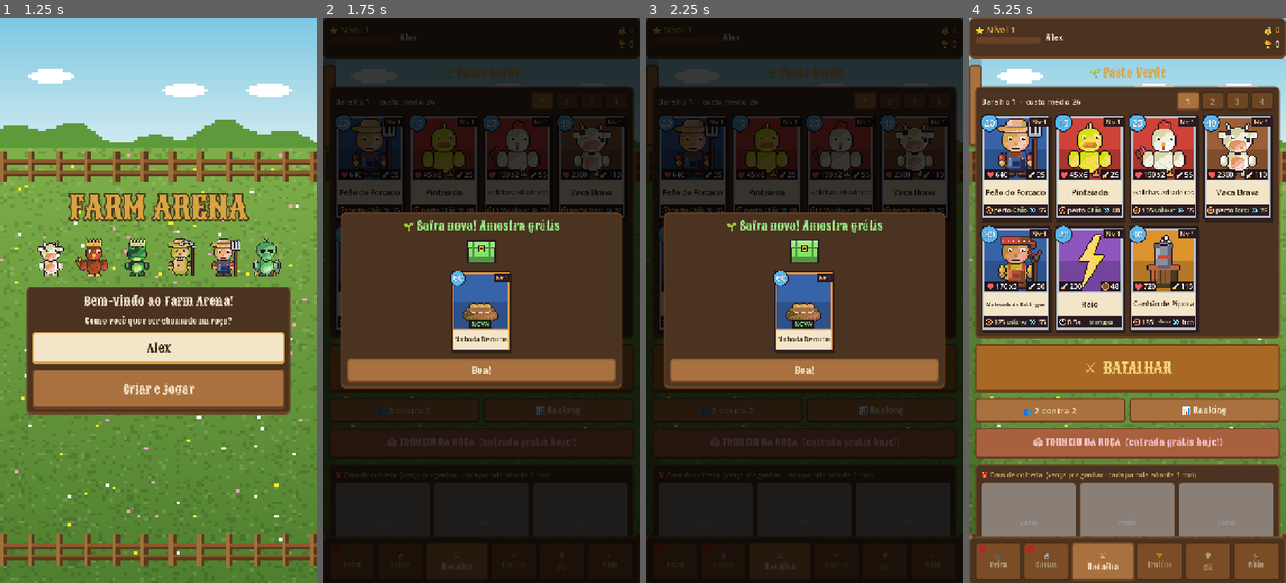
Above: before the commit, frames 1-4 (left to right).
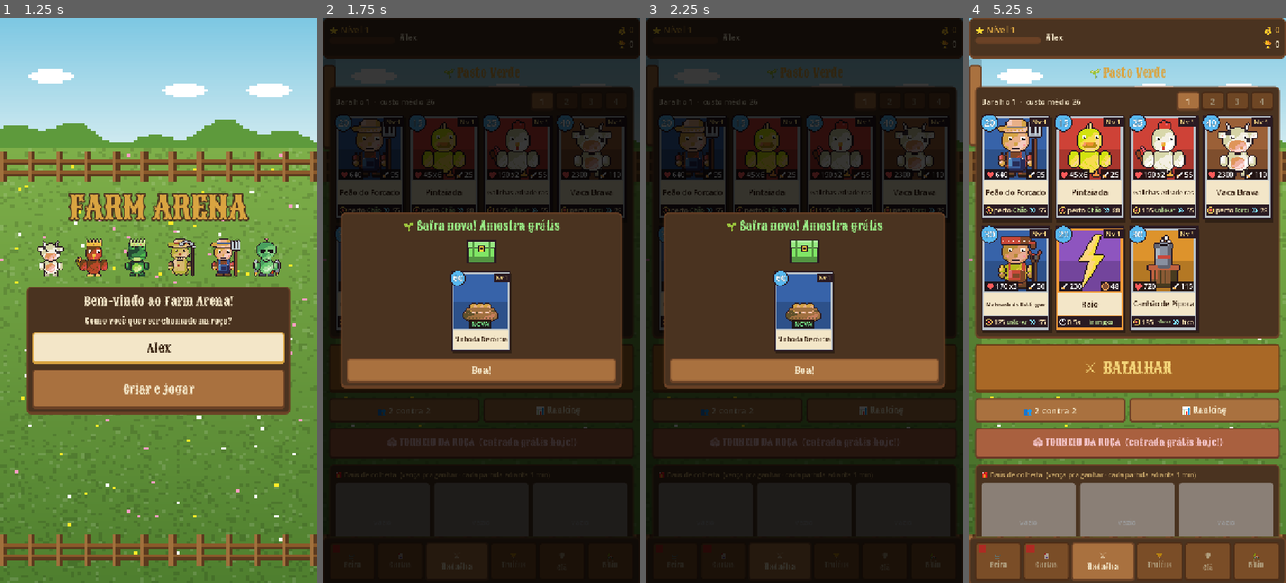
Above: after the commit, the same moments.

Repository: Generadevde/farmarena
Game: Godot game, scene res://Scenes/profile_setup.tscn
Same seed, same stepped clock (60 frames per second), same inputs: the game is played once before the commit and once after it. The engine's default icon, where the game draws it, is replaced by a stand-in: a white triangle on a blue panel in a dark square.
Inputs (mouse positions are in pixels of both pictures, inside the frame that each line leads up to):
- Up to frame 1 (1.25 s): click (158, 345) at 0.52 s; type "Alex" at 0.6 s
- Up to frame 2 (1.75 s): click "Criar e jogar" at 1.25 s
- Up to frame 3 (2.25 s): click "1" at 2 s
- Up to frame 4 (5.25 s): click "2" at 2.75 s; click "3" at 3.5 s; click "4" at 4.25 s; click "⚔ BATALHAR" at 5 s

Frame 1 is identical in both runs. In frame 2, 0.2% of the frame differs, in the area x 40-59%, y 45-59%; in frame 3, 0.2%; in frame 4, 0.4%, in the area x 27-49%, y 37-56%.

Commit message:
Raridade = quantidade de habilidades (Normal, Rara, Épica, Lendária, Mística); investida não empurra mais torre nem construção; tiro do milho sempre mostra os 3 grãos
Co-Authored-By: Claude Fable 5.2 <noreply@anthropic.com>
Claude-Session: https://claude.ai/code/session_01F2c9wwKpd4XWAaAeM55Dzi

Diff:
--- a/AI/deck_builder.gd
+++ b/AI/deck_builder.gd
@@ -36,6 +36,7 @@
 
 
 static func clear_cache():
+	Catalogo.clear_rarity_cache()
 	_stats_cache.clear()
 
 
--- a/Scripts/catalogo.gd
+++ b/Scripts/catalogo.gd
@@ -18,8 +18,12 @@
 const RARA = 1
 const EPICA = 2
 const LENDARIA = 3
-const RARITY_NAMES = ["Comum", "Rara", "Épica", "Lendária"]
-const RARITY_COLORS = [Color("#b9c2c9"), Color("#f29b38"), Color("#b667e8"), Color("#5fe0d0")]
+## RARIDADE 2.0: não é mais escolhida na mão -- é a QUANTIDADE DE HABILIDADES
+## da carta (ver abilities()):  0 = Normal · 1 = Rara · 2 = Épica · 3 = Lendária · 4+ = Mística
+## Vale pra carta oficial, da Safra e do Criador, tudo igual.
+const MISTICA = 4
+const RARITY_NAMES = ["Normal", "Rara", "Épica", "Lendária", "Mística"]
+const RARITY_COLORS = [Color("#b9c2c9"), Color("#f29b38"), Color("#b667e8"), Color("#5fe0d0"), Color("#ff5ad0")]
 
 # ---------------------------------------------------------------- turmas
 const TURMAS = {
@@ -111,7 +115,7 @@
 		"desc": "Acorda o sítio inteiro às 4 da manhã e ainda bate em quem reclamar.",
 		"pros": ["Chega em fúria", "Dano alto e rápido"], "cons": ["Não acerta voador"],
 		"receita": {"pernas": "ave", "corpo": "penas", "bracos": "asas", "cabeca": "galinha", "chapeu": "coroa", "costas": "rabo_galo"}, "paleta": {"P": "#b84828", "A": "#e8a020", "K": "#f0c040"},
-		"u": {"hp": 980, "damage": 200, "attack_speed": 1.4, "move_speed": 60.0, "unit_scale": 1.25, "push_weight": 1.8, "entrance_rage_duration": 4.0, "entrance_rage_damage_mult": 1.4, "entrance_rage_speed_mult": 1.4}},
+		"u": {"hp": 980, "damage": 200, "attack_speed": 1.4, "move_speed": 60.0, "unit_scale": 1.25, "push_weight": 1.8, "entrance_rage_duration": 4.0, "entrance_rage_damage_mult": 1.4, "entrance_rage_speed_mult": 1.4, "first_attack_bonus": true, "first_attack_multiplier": 1.5}},
 	{"id": "corujao", "nome": "Corujão Bombardeiro", "turma": "Galinheiro", "custo": 50, "papel": "AEREO", "raridade": EPICA, "arena": 4, "perigo": 8,
 		"desc": "Voa devagar, solta pedra do céu e não pede desculpa.",
 		"pros": ["Voa", "Dano em área no chão"], "cons": ["Lento", "Não ataca outros voadores"],
@@ -158,7 +162,7 @@
 		"desc": "Ninguém quis beijar. Aí ele ficou assim.",
 		"pros": ["Quando morre, viram 4 sapinhos", "Forte e gordo"], "cons": ["Lento"],
 		"receita": {"pernas": "patinha", "corpo": "redondo", "bracos": "patas", "cabeca": "sapo", "chapeu": "coroa"}, "paleta": {"P": "#3c8848", "K": "#c8e080", "A": "#d83c30", "S": "#40a0d8"}, "filho_morte": "sapinho",
-		"u": {"hp": 1600, "damage": 130, "attack_speed": 2.2, "move_speed": 30.0, "unit_scale": 1.7, "push_weight": 3.5, "spawns_on_death": true, "death_spawn_count": 4}},
+		"u": {"hp": 1600, "damage": 130, "attack_speed": 2.2, "move_speed": 30.0, "unit_scale": 1.7, "push_weight": 3.5, "spawns_on_death": true, "death_spawn_count": 4, "is_aoe": true, "aoe_radius": 40.0}},
 	{"id": "lamacal", "nome": "Lamaçal", "turma": "Brejo", "custo": 25, "papel": "CONTROLE", "raridade": COMUM, "arena": 1, "perigo": 3,
 		"desc": "Uma poça de lama de respeito. Ninguém sai correndo dali.",
 		"pros": ["Deixa todo mundo lento", "Dura bastante"], "cons": ["Quase não causa dano"],
@@ -300,9 +304,9 @@
 		"f": {"radius": 95.0, "damage": 70, "base_damage_multiplier": 0.1, "status_effect": "MARK", "status_effect_strength": 1.4, "status_effect_duration": 6.0, "fx_color": "#e04030"}},
 	{"id": "caveira_boi", "nome": "Boi da Cara Preta", "turma": "Coisa Estranha", "custo": 55, "papel": "FINALIZADOR", "raridade": LENDARIA, "arena": 6, "perigo": 9,
 		"desc": "Pega essa torre que tem medo de careta. Morre, levanta e continua.",
-		"pros": ["Voa", "Levanta uma vez depois de morrer", "Cada golpe bate mais forte"], "cons": ["Caro", "Vida mediana"],
+		"pros": ["Levanta uma vez depois de morrer", "Cada golpe bate mais forte", "Rouba vida e enfurece quase morrendo"], "cons": ["Caro", "Vida mediana"],
 		"receita": {"pernas": "fantasma", "corpo": "saco", "bracos": "humanos", "cabeca": "caveira", "costas": "morcego", "arma": "foice"}, "paleta": {"M": "#e8e0d0", "P": "#584868", "K": "#584868", "W": "#3a2a30", "A": "#8048a0"},
-		"u": {"hp": 900, "damage": 150, "attack_speed": 1.5, "move …(200 unchanged characters)… 12, "ramping_damage_max_multiplier": 2.2}},
+		"u": {"hp": 900, "damage": 150, "attack_speed": 1.5, "move …(200 unchanged characters)… 12, "ramping_damage_max_multiplier": 2.2, "lifesteal_percent": 0.2, "low_hp_rage_threshold": 0.4, "low_hp_rage_damage_mult": 1.4}},
 
 	# ============================== CARTAS DE TURMA MISTA (unidades diferentes juntas)
 	{"id": "moleque", "nome": "Moleque", "turma": "Peões", "custo": 10, "papel": "VERSATIL", "raridade": COMUM, "ficha": true,
@@ -367,13 +371,13 @@
 		"desc": "Feito de balde, roda de carrinho de mão e uma motosserra. Funciona. Infelizmente.",
 		"pros": ["Vida absurda", "Chega dando onda de choque", "Não é empurrado"], "cons": ["Lentíssimo", "Caríssimo", "Só bate em torre e construção"],
 		"receita": {"pernas": "rodas", "corpo": "armadura", "bracos": "humanos", "cabeca": "balde", "arma": "motosserra"}, "paleta": {"M": "#98a0ac", "S": "#787c88", "K": "#787c88", "A": "#e06030", "W": "#484858"},
-		"u": {"hp": 3600, "damage": 300, "attack_speed": 3.6, "mov …(198 unchanged characters)… radius": 40.0, "target_type": "BUILDING"}},
+		"u": {"hp": 3600, "damage": 300, "attack_speed": 3.6, "mov …(198 unchanged characters)… radius": 40.0, "target_type": "BUILDING", "damage_reduction_percent": 0.15}},
 	{"id": "disco_voador", "nome": "Disco Voador", "turma": "Coisa Estranha", "custo": 65, "papel": "AEREO", "raridade": LENDARIA, "arena": 6, "perigo": 9,
 		"desc": "Aquela luz no céu do sítio que ninguém acredita quando você conta.",
 		"pros": ["Voa e ataca muito rápido", "Dano em área"], "cons": ["Alcance curto", "Caro"],
 		"receita": {"objeto": "ovni"}, "paleta": {"M": "#a0a8b8", "S": "#50c0e0", "A": "#f04848"},
 		"proj": "raio",
-		"u": {"hp": 1300, "damage": 70, "attack_speed": 0.6, "move …(131 unchanged characters)… ALL", "is_aoe": true, "aoe_radius": 35.0}},
+		"u": {"hp": 1300, "damage": 70, "attack_speed": 0.6, "move …(131 unchanged characters)… ALL", "is_aoe": true, "aoe_radius": 35.0, "projectile_chains": true, "projectile_chain_max_targets": 3, "projectile_chain_range": 90.0, "on_hit_effect": "SLOW", "on_hit_effect_strength": 0.7, "on_hit_effect_duration": 1.0}},
 	{"id": "raio", "nome": "Raio", "turma": "Coisa Estranha", "custo": 20, "papel": "PUNICAO", "raridade": COMUM, "arena": 0, "perigo": 4,
 		"desc": "Céu limpo, sem nuvem. E mesmo assim caiu.",
 		"pros": ["Dano na hora", "Dá um choque que trava"], "cons": ["Área pequena"],
@@ -545,8 +549,103 @@
 	return null
 
 
+static var _rarity_cache: Dictionary = {}
+
+
 static func rarity_of(c: CardData) -> int:
-	return clampi(c.rarity, 0, 3) if c != null else 0
+	if c == null:
+		return 0
+	var key = c.get_instance_id()
+	if !_rarity_cache.has(key):
+		_rarity_cache[key] = clampi(abilities(c).size(), 0, MISTICA)
+	return _rarity_cache[key]
+
+
+static func clear_rarity_cache():
+	_rarity_cache.clear()
+
+
+## lista (em texto) de tudo que a carta faz ALÉM de andar, bater e ter vida.
+## Voar, atirar de longe e vir em bando são características, não habilidades.
+static func abilities(c: CardData) -> Array:
+	var out: Array = []
+	if c == null:
+		return out
+	if c.is_spell():
+		var sp: SpellData = c.spell_data
+		if sp.status_effect != UnitData.OnHitEffect.NONE:
+			out.append("Efeito: " + CustomContent.EFFECT_NAMES[sp.status_effect])
+		if sp.heal_amount > 0:
+			out.append("Cura")
+		if sp.cleanses:
+			out.append("Purifica")
+		if sp.rage_damage_mult > 1.0 or sp.rage_speed_mult > 1.0:
+			out.append("Fúria")
+		if sp.shield_amount > 0:
+			out.append("Escudo")
+		if sp.summon_count > 0:
+			out.append("Invoca tropas")
+		if sp.duration > 0:
+			out.append("Fica no chão")
+		return out
+	var st: UnitData = DeckBuilder.get_unit_stats(c)
+	if st == null:
+		return out
+	if st.on_hit_effect != UnitData.OnHitEffect.NONE:
+		out.append("Golpe: " + CustomContent.EFFECT_NAMES[st.on_hit_effect])
+	if st.is_aoe or st.spin_attack or st.frontal_cone_attack:
+		out.append("Dano em área")
+	if st.charge_attack:
+		out.append("Investida")
+	if st.can_stealth:
+		out.append("Furtivo")
+	if st.first_attack_bonus:
+		out.append("1º golpe em dobro")
+	if st.entrance_rage_duration > 0:
+		out.append("Entra em fúria")
+	if st.entrance_shockwave_damage > 0 or st.deals_arrival_damage:
+		out.append("Onda de choque")
+	if st.lifesteal_percent > 0:
+		out.append("Roubo de vida")
+	if st.forces_aggro:
+		out.append("Provoca")
+	if st.damage_reduction_percent > 0 or st.has_shield:
+		out.append("Casca dura")
+	if st.passive_regen:
+		out.append("Regenera")
+	if st.is_linked:
+		out.append("Divide o dano")
+	if st.spawns_on_death:
+		out.append("Filhotes ao morrer")
+	if st.kamikaze or st.explodes_on_death:
+		out.append("Explode")
+	if st.projectile_splits or st.projectile_pierces or st.projectile_chains:
+		out.append("Tiro especial")
+	if st.can_heal_allies:
+		out.append("Cura aliados")
+	if st.spawns_units or st.summons_on_attack:
+		out.append("Invoca tropas")
+	if st.immune_while_moving:
+		out.append("Intocável andando")
+	if st.ramping_attack_speed or st.ramping_damage or st.same_target_ramping_damage:
+		out.append("Vai ficando mais forte")
+	if st.low_hp_rage_threshold > 0:
+		out.append("Fúria na beira da morte")
+	if st.execute_threshold > 0:
+		out.append("Executa")
+	if st.generates_resource:
+		out.append("Gera recurso")
+	if st.reflects_damage:
+		out.append("Devolve dano")
+	if st.heals_on_kill:
+		out.append("Cura ao matar")
+	if st.can_resurrect:
+		out.append("Levanta de novo")
+	if st.immune_to_knockback or st.immune_to_pull:
+		out.append("Inabalável")
+	if !c.companions.is_empty():
+		out.append("Acompanhantes")
+	return out
 
 
 static func rarity_color(c: CardData) -> Color:
--- a/Scripts/cla.gd
+++ b/Scripts/cla.gd
@@ -10,11 +10,11 @@
 
 const NAMES = ["Unidos do Curral", "Tropa do Brejo", "Os Sem Porteira", "Galo Doido FC", "Fazenda Feliz", "Capivaras Zen",
 	"Trator Azul", "Pé de Serra", "Os Butina", "Milho Verde", "Boiada Brava", "Coisa Estranha S/A"]
-const REQUEST_CAP = [12, 4, 1, 0]        # cópias por pedido, por raridade (lendária não dá)
+const REQUEST_CAP = [12, 4, 1, 0, 0]        # cópias por pedido, por raridade (lendária não dá)
 const REQUEST_COOLDOWN = 20 * 60          # segundos entre um pedido e outro
 const SECONDS_PER_COPY = 75.0             # ritmo das doações dos colegas
-const DONATE_GOLD = [6, 30, 120, 0]
-const DONATE_XP = [3, 10, 30, 0]
+const DONATE_GOLD = [6, 30, 120, 0, 0]
+const DONATE_XP = [3, 10, 30, 0, 0]
 const HARVEST_TIERS = [200, 450, 800]     # pontos do clã -> Saco, Caixote, Baú do Celeiro (+ poder raro)
 const CHAT_LINES = ["Bão dia, povo!", "Alguém tem Pintaiada sobrando?", "Perdi pra um Robô Balde de novo...", "Hoje tem torneio, hein.",
 	"Quem aí já viu o Mascate hoje?", "Tô quase na próxima arena!", "Esse Jacaré tá forte demais, uai.", "Bora encher a colheita!",
--- a/Scripts/hub.gd
+++ b/Scripts/hub.gd
@@ -961,6 +961,8 @@
 	var stats_text = _stats_text(card, mult)
 	if stats_text != "":
 		v.add_child(_wrap(stats_text, 17))
+	var skills = Catalogo.abilities(card)
+	v.add_child(_wrap("Habilidades (%d): %s" % [skills.size(), ", ".join(skills)] if !skills.is_empty() else "Sem habilidade especial: carta Normal.", 16, Catalogo.RARITY_COLORS[rarity].lightened(0.2)))
 	for p in card.pros:
 		v.add_child(_wrap("✔ " + p, 16, Color(0.6, 1.0, 0.6)))
 	for p in card.cons:
@@ -1496,7 +1498,7 @@
 func _show_request_picker():
 	var v = _popup(660, true)
 	v.add_child(_title("Pedir qual carta?"))
-	v.add_child(_wrap("Comum: até 12 cópias · Rara: até 4 · Épica: 1. Lendária não dá pra pedir.", 15, ThemeBuilder.COLOR_STAT_LABEL))
+	v.add_child(_wrap("Normal: até 12 cópias · Rara: até 4 · Épica: 1. Lendária e Mística não dá pra pedir.", 15, ThemeBuilder.COLOR_STAT_LABEL))
 	var g = _grid(v, 4)
 	var cards = Progresso.owned_cards().filter(func(c): return Cla.REQUEST_CAP[Catalogo.rarity_of(c)] > 0 and Progresso.copies_needed(c) > 0)
 	cards.sort_custom(func(a, b): return Catalogo.rarity_of(a) < Catalogo.rarity_of(b) if Catalogo.rarity_of(a) != Catalogo.rarity_of(b) else a.cost < b.cost)
--- a/Scripts/progresso.gd
+++ b/Scripts/progresso.gd
@@ -18,10 +18,10 @@
 const BATTLE_SKIPS_SECONDS = 60  # cada partida jogada adianta o baú que está abrindo
 
 const CHESTS = [
-	{"nome": "Saco de Milho", "tempo": 60, "cartas": 3, "ouro": [20, 40], "pesos": [80, 18, 2, 0], "cor": "#d8b060", "garante": -1},
-	{"nome": "Caixote da Feira", "tempo": 180, "cartas": 5, "ouro": [50, 90], "pesos": [62, 30, 7, 1], "cor": "#b87840", "garante": 1},
-	{"nome": "Baú do Celeiro", "tempo": 480, "cartas": 8, "ouro": [120, 200], "pesos": [48, 34, 15, 3], "cor": "#c84838", "garante": 2},
-	{"nome": "Baú Lendário", "tempo": 900, "cartas": 10, "ouro": [300, 500], "pesos": [35, 35, 22, 8], "cor": "#5fe0d0", "garante": 3},
+	{"nome": "Saco de Milho", "tempo": 60, "cartas": 3, "ouro": [20, 40], "pesos": [78, 19, 3, 0, 0], "cor": "#d8b060", "garante": -1},
+	{"nome": "Caixote da Feira", "tempo": 180, "cartas": 5, "ouro": [50, 90], "pesos": [58, 30, 10, 2, 0], "cor": "#b87840", "garante": 1},
+	{"nome": "Baú do Celeiro", "tempo": 480, "cartas": 8, "ouro": [120, 200], "pesos": [42, 34, 18, 5, 1], "cor": "#c84838", "garante": 2},
+	{"nome": "Baú Lendário", "tempo": 900, "cartas": 10, "ouro": [300, 500], "pesos": [28, 34, 24, 10, 4], "cor": "#5fe0d0", "garante": 3},
 ]
 const WIN_CHEST_WEIGHTS = [60, 28, 10, 2]
 
@@ -31,13 +31,14 @@
 	[1, 2, 4, 8, 13, 20, 30, 45],
 	[1, 1, 2, 3, 5, 8, 12, 18],
 	[1, 1, 1, 2, 2, 3, 4, 5],
+	[1, 1, 1, 1, 2, 2, 3, 3],
 ]
-const COIN_FACTOR = [1.0, 1.5, 2.5, 4.0]
-const COPIES_PER_ROLL = [[3, 8], [2, 4], [1, 2], [1, 1]]
-const DUPLICATE_GOLD = [5, 20, 100, 500]  # ouro por cópia que sobra de carta no nível máximo
-const SHOP_PRICE = [8, 30, 150, 800]      # por cópia
-const SHOP_QTY = [10, 5, 2, 1]
-const UNLOCK_PRICE = [60, 200, 800, 3000]  # carta que você ainda não tem
+const COIN_FACTOR = [1.0, 1.5, 2.5, 4.0, 6.0]
+const COPIES_PER_ROLL = [[3, 8], [2, 4], [1, 2], [1, 1], [1, 1]]
+const DUPLICATE_GOLD = [5, 20, 100, 500, 1500]  # ouro por cópia que sobra de carta no nível máximo
+const SHOP_PRICE = [8, 30, 150, 800, 2500]      # por cópia
+const SHOP_QTY = [10, 5, 2, 1, 1]
+const UNLOCK_PRICE = [60, 200, 800, 3000, 8000]  # carta que você ainda não tem
 const SHOP_CHESTS = [[1, 250], [2, 700]]
 
 const MASTERY_STEPS = [10, 30, 75, 150]
@@ -611,7 +612,7 @@
 		PlayerProfile.add_coins(gold2)
 		result = {"tipo": "ouro", "ouro": gold2, "fala": "Opa! Dinheiro esquecido!"}
 	else:
-		var rarity = _weighted([45, 35, 16, 4])
+		var rarity = _weighted([45, 35, 15, 4, 1])
 		var c = _pick_of_rarity(pool(), rarity)
 		if c == null:
 			return {"tipo": "ouro", "ouro": 0, "fala": "A caixa veio vazia. Coisas da vida."}
--- a/Scripts/unit_base.gd
+++ b/Scripts/unit_base.gd
@@ -913,9 +913,10 @@
 	if stats.charge_attack:
 		if _charge_distance_accumulated >= stats.charge_distance_needed:
 			dmg *= stats.charge_damage_multiplier
-			if stats.charge_knockback_distance > 0 and target != null and is_instance_valid(target) and "global_position" in target:
-				var knockback_dir = (target.global_position - global_position).normalized()
-				target.global_position += knockback_dir * stats.charge_knockback_distance
+			# empurrão da investida: só em UNIDADE (torre e construção nunca saem do lugar),
+			# e deslizando -- antes movia o alvo na marra, inclusive as torres
+			if stats.charge_knockback_distance > 0 and target != null and is_instance_valid(target) and target.has_method("apply_knockback"):
+				target.apply_knockback(global_position, stats.charge_knockback_distance)
 		_charge_distance_accumulated = 0.0  # sempre reseta -- carregado ou não, precisa andar de novo pra carregar o próximo
 
 	if stats.is_ranged:
--- a/Units/projetil/Projectile.gd
+++ b/Units/projetil/Projectile.gd
@@ -182,6 +182,24 @@
 	)
 
 	var count = min(split_count, nearby.size())
+	# os grãos que não têm inimigo por perto pra acertar voam abertos em leque e somem
+	# (só visual) -- assim dá pra ver o tiro se dividindo mesmo contra um alvo só
+	var forward = _locked_direction if _locked_direction != Vector2.ZERO else Vector2.UP
+	for k in range(count, split_count):
+		if texture == null:
+			break
+		var frag = Sprite2D.new()
+		frag.texture = texture
+		frag.position = position
+		frag.z_index = 25
+		get_parent().add_child(frag)
+		var spread = forward.rotated(deg_to_rad(-55.0 + 110.0 * (k + 0.5) / split_count))
+		frag.rotation = spread.angle()
+		var tw = frag.create_tween()
+		tw.set_parallel(true)
+		tw.tween_property(frag, "position", position + spread * 70.0, 0.3)
+		tw.tween_property(frag, "modulate:a", 0.0, 0.3)
+		tw.chain().tween_callback(frag.queue_free)
 	for i in count:
 		var new_proj = Projectile.new()
 		new_proj.target = nearby[i]
--- a/ci/battle_test.gd
+++ b/ci/battle_test.gd
@@ -213,6 +213,11 @@
 	print("RESULTADO gerador de bots: com 3300 troféus nasceram ", born, " | perto agora=", near_now.size(), " ex: ", near_now.slice(0, 3),
 		" | adversário sorteado=", opp.profile_name, " (🏆 ", ArenaManager.get_trophies(opp.profile_name), ", baralho ", opp.deck.size(), " cartas, clã ", Cla.clan_of(opp.profile_name), ")")
 	ArenaManager.trophies[PlayerProfile.player_name] = 0
+	var by_rarity: Array = [[], [], [], [], []]
+	for rc in Catalogo.cards():
+		by_rarity[Catalogo.rarity_of(rc)].append(rc.card_name)
+	for ri in 5:
+		print("RESULTADO raridade ", Catalogo.RARITY_NAMES[ri], " (", by_rarity[ri].size(), "): ", by_rarity[ri])
 	var sem_stats: Array = []
 	for c in all:
 		if !c.is_spell() and DeckBuilder.get_unit_stats(c) == null:
@@ -995,6 +1000,13 @@
 					saw = saw or near_foe.current_hp < 99999
 		_check("torre " + base.base_name, saw)
 
+	await _wipe()
+	var e_tower = get_tree().get_nodes_in_group("enemy_base")[0]
+	var tower_pos = e_tower.global_position
+	for n in 3:
+		await _put("cavalo_coiceiro", P, tower_pos + Vector2(0, 160 + n * 20))
+	await get_tree().create_timer(8.0).timeout
+	_check("torre não sai do lugar com investida", e_tower.global_position.distance_to(tower_pos) < 0.5, "moveu %.1fpx" % e_tower.global_position.distance_to(tower_pos))
 	print("RESULTADO habilidades OK (", _aud_ok.size(), "): ", _aud_ok)
 	print("RESULTADO habilidades COM PROBLEMA (", _aud_bad.size(), "): ", _aud_bad)
 
